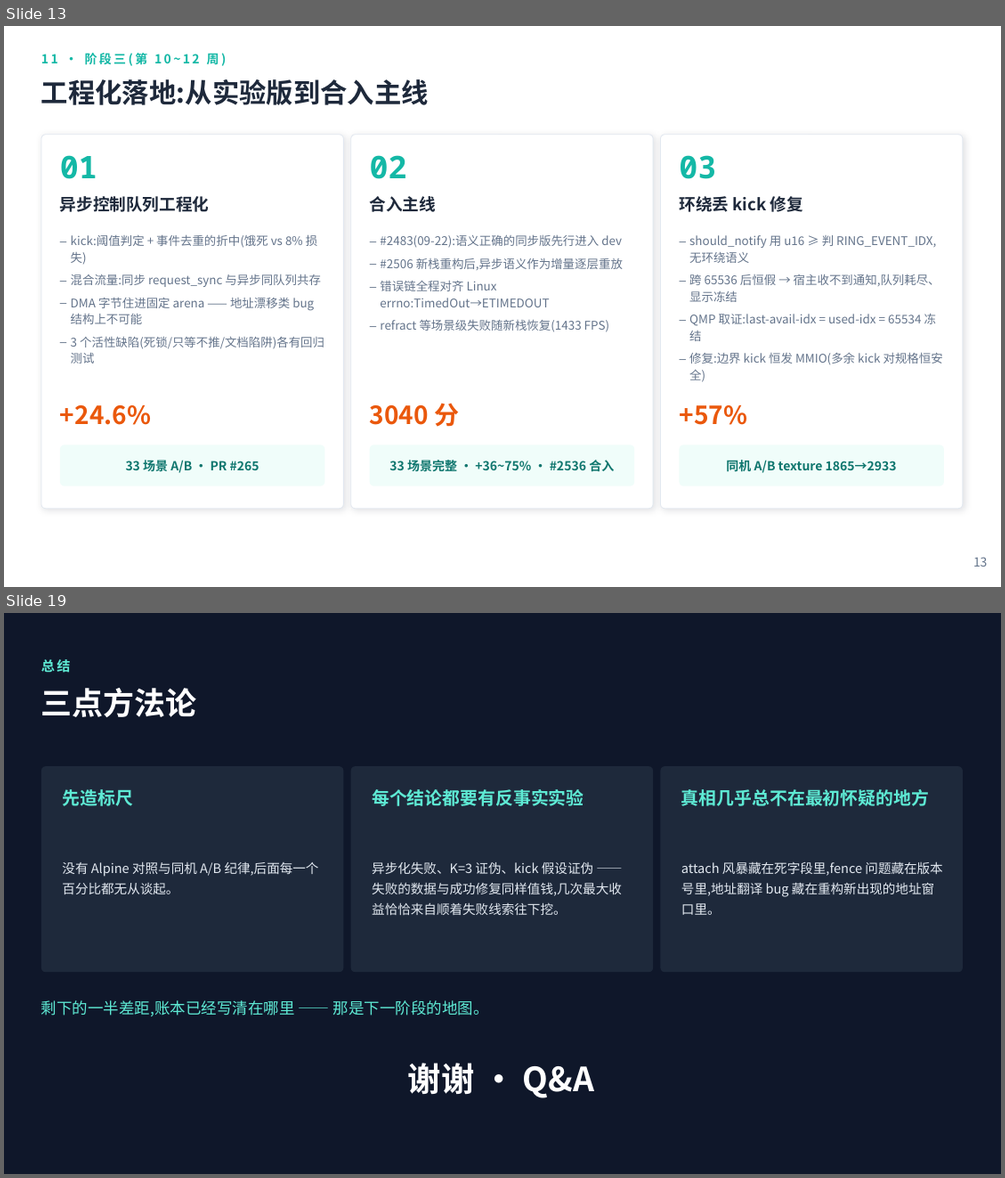
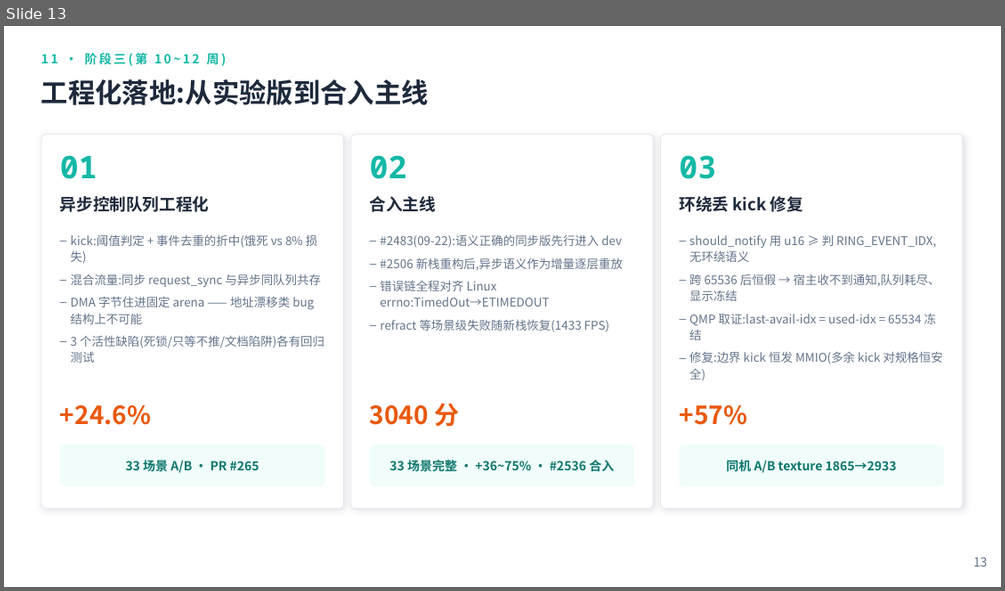
Before and after one commit to zyc107109102/tgoskits, a slide deck: 报告ppt.pptx. Shown one above the other, each under a label of ours: slides 13 and 19 before the commit, slide 13 after it; the slides between them are not shown. The pictures are 1005x1178 and 1005x591 pixels, drawn with LibreOffice and Linux fonts; fonts in the diff are those of the drawing. Boxes give left, top, right and bottom in pixels: in the first picture for what was removed or moved away, otherwise in the second. Text is boxed around its words. In the diff, an @@ line names an element or a change of style, - is before the commit and + after.

```diff
--- a/报告ppt.pptx
+++ b/报告ppt.pptx
@@ slide 19 removed at [4, 613, 1001, 1174], background #0F172A @@
@@ text removed at [41, 659, 71, 673] @@
-总结
@@ text removed at [41, 688, 197, 717] @@
-三点方法论
@@ rounded rectangle removed at [41, 766, 343, 972] @@
@@ rounded rectangle removed at [351, 766, 653, 972] @@
@@ rounded rectangle removed at [661, 766, 963, 972] @@
@@ text removed at [62, 789, 132, 806] @@
-先造标尺
@@ text removed at [372, 789, 583, 806] @@
-每个结论都要有反事实实验
@@ text removed at [681, 789, 929, 806] @@
-真相几乎总不在最初怀疑的地方
@@ text removed at [62, 862, 319, 894] @@
-没有 Alpine 对照与同机 A/B 纪律,后面每一个百分比都无从谈起。
@@ text removed at [372, 862, 622, 916] @@
-异步化失败、K=3 证伪、kick 假设证伪 —— 失败的数据与成功修复同样值钱,几次最大收益恰恰来自顺着失败线索往下挖。
@@ text removed at [681, 861, 942, 915] @@
-attach 风暴藏在死字段里,fence 问题藏在版本号里,地址翻译 bug 藏在重构新出现的地址窗口里。
@@ text removed at [41, 1000, 489, 1016] @@
-剩下的一半差距,账本已经写清在哪里 —— 那是下一阶段的地图。
@@ text removed at [408, 1062, 594, 1098] @@
-谢谢 · Q&A
```
Also in this commit, not shown: 9 slides changed, 1 slide added, 1 other slide removed, 1 other file.
